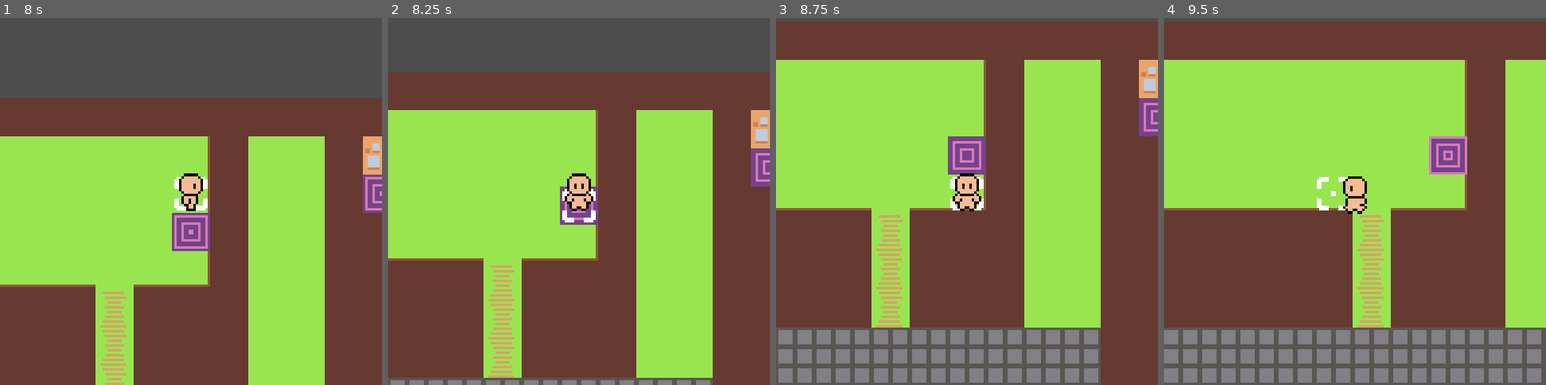
Above: before the commit, frames 1-4 (left to right).
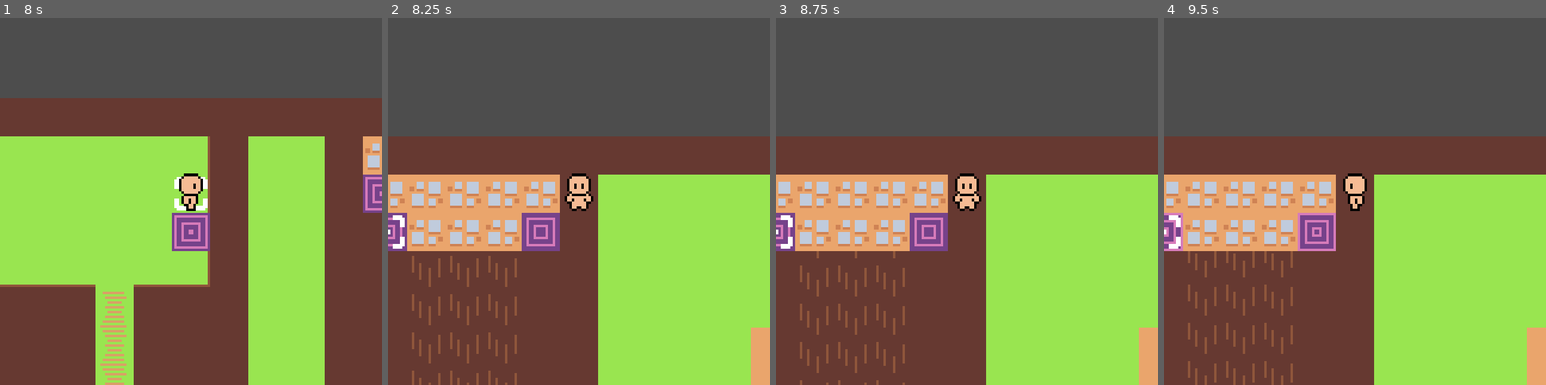
Above: after the commit, the same moments.

Repository: nealberones/TileBasedMovement
Game: Godot game, scene res://main.tscn
The game is run twice, just before and just after one commit, with the same random seed, the same clock (stepped at 60 frames per second) and the same inputs.
Inputs:
- Up to frame 1 (8 s): tap Enter at 0.5, 2, 3.5 s; hold Up (ui_up) 0.53-2.03 s; tap Space at 1.25, 2.75 s; hold Left (ui_left) 2.03-3.53 s; hold Down (ui_down) 3.53-4.28 s; hold Right (ui_right) 4.28-5.03 s; hold Up (ui_up) 5.03-5.78 s; hold Right (ui_right) from 5.78 s (still down)
- Up to frame 2 (8.25 s): tap Space at 8 s; release Right (ui_right) at 8.03 s; hold Down (ui_down) from 8.03 s (still down)
- Up to frame 3 (8.75 s): keep holding Down (ui_down)
- Up to frame 4 (9.5 s): release Down (ui_down) at 8.78 s; hold Left (ui_left) from 8.78 s (still down)

Frame 1 is identical in both runs. In frame 2, 58% of the frame differs, in the area x 0-100%, y 14-100%; in frame 3, 77%; in frame 4, 80%, in the area x 0-100%, y 0-100%.
Error before the commit: Cannot call method 'get_custom_data' on a null value. (res://player.gd:107)

Commit message:
created teleporter feature

Diff:
--- a/main.tscn
+++ b/main.tscn
@@ -104,6 +104,7 @@
 4:3/0 = 0
 5:3/0 = 0
 6:3/0 = 0
+6:3/0/custom_data_0 = true
 7:3/0 = 0
 8:3/0 = 0
 9:3/0 = 0
@@ -222,6 +223,89 @@
 atlas = ExtResource("2_q6u2d")
 region = Rect2(0, 80, 16, 16)
 
+[sub_resource type="Animation" id="Animation_q2c6o"]
+length = 0.001
+tracks/0/type = "value"
+tracks/0/imported = false
+tracks/0/enabled = true
+tracks/0/path = NodePath("Sprite2D:frame")
+tracks/0/interp = 1
+tracks/0/loop_wrap = true
+tracks/0/keys = {
+"times": PackedFloat32Array(0),
+"transitions": PackedFloat32Array(1),
+"update": 1,
+"values": [0]
+}
+
+[sub_resource type="Animation" id="Animation_dvd12"]
+resource_name = "idle_down"
+length = 0.8
+loop_mode = 1
+tracks/0/type = "value"
+tracks/0/imported = false
+tracks/0/enabled = true
+tracks/0/path = NodePath("Sprite2D:frame")
+tracks/0/interp = 1
+tracks/0/loop_wrap = true
+tracks/0/keys = {
+"times": PackedFloat32Array(0),
+"transitions": PackedFloat32Array(1),
+"update": 1,
+"values": [0]
+}
+
+[sub_resource type="Animation" id="Animation_2f7n1"]
+resource_name = "idle_left"
+length = 0.8
+loop_mode = 1
+tracks/0/type = "value"
+tracks/0/imported = false
+tracks/0/enabled = true
+tracks/0/path = NodePath("Sprite2D:frame")
+tracks/0/interp = 1
+tracks/0/loop_wrap = true
+tracks/0/keys = {
+"times": PackedFloat32Array(0),
+"transitions": PackedFloat32Array(1),
+"update": 1,
+"values": [12]
+}
+
+[sub_resource type="Animation" id="Animation_bov8l"]
+resource_name = "idle_right"
+length = 0.8
+loop_mode = 1
+tracks/0/type = "value"
+tracks/0/imported = false
+tracks/0/enabled = true
+tracks/0/path = NodePath("Sprite2D:frame")
+tracks/0/interp = 1
+tracks/0/loop_wrap = true
+tracks/0/keys = {
+"times": PackedFloat32Array(0),
+"transitions": PackedFloat32Array(1),
+"update": 1,
+"values": [8]
+}
+
+[sub_resource type="Animation" id="Animation_yx7wc"]
+resource_name = "idle_up"
+length = 0.8
+loop_mode = 1
+tracks/0/type = "value"
+tracks/0/imported = false
+tracks/0/enabled = true
+tracks/0/path = NodePath("Sprite2D:frame")
+tracks/0/interp = 1
+tracks/0/loop_wrap = true
+tracks/0/keys = {
+"times": PackedFloat32Array(0),
+"transitions": PackedFloat32Array(1),
+"update": 1,
+"values": [4]
+}
+
 [sub_resource type="Animation" id="Animation_dbyvh"]
 resource_name = "walk_down"
 length = 0.8
@@ -239,19 +323,38 @@
 "values": [0, 1, 2, 3]
 }
 
-[sub_resource type="Animation" id="Animation_q2c6o"]
-length = 0.001
-tracks/0/type = "value"
-tracks/0/imported = false
-tracks/0/enabled = true
-tracks/0/path = NodePath("Sprite2D:frame")
-tracks/0/interp = 1
-tracks/0/loop_wrap = true
-tracks/0/keys = {
-"times": PackedFloat32Array(0),
-"transitions": PackedFloat32Array(1),
-"update": 1,
-"values": [0]
+[sub_resource type="Animation" id="Animation_4eybh"]
+resource_name = "walk_left"
+length = 0.8
+loop_mode = 1
+tracks/0/type = "value"
+tracks/0/imported = false
+tracks/0/enabled = true
+tracks/0/path = NodePath("Sprite2D:frame")
+tracks/0/interp = 1
+tracks/0/loop_wrap = true
+tracks/0/keys = {
+"times": PackedFloat32Array(0, 0.2, 0.4, 0.6),
+"transitions": PackedFloat32Array(1, 1, 1, 1),
+"update": 1,
+"values": [12, 13, 14, 15]
+}
+
+[sub_resource type="Animation" id="Animation_ix1qd"]
+resource_name = "walk_right"
+length = 0.8
+loop_mode = 1
+tracks/0/type = "value"
+tracks/0/imported = false
+tracks/0/enabled = true
+tracks/0/path = NodePath("Sprite2D:frame")
+tracks/0/interp = 1
+tracks/0/loop_wrap = true
+tracks/0/keys = {
+"times": PackedFloat32Array(0, 0.2, 0.4, 0.6),
+"transitions": PackedFloat32Array(1, 1, 1, 1),
+"update": 1,
+"values": [8, 9, 10, 11]
 }
 
 [sub_resource type="Animation" id="Animation_6i7io"]
@@ -269,108 +372,6 @@
 "transitions": PackedFloat32Array(1, 1, 1, 1),
 "update": 1,
 "values": [4, 5, 6, 7]
-}
-
-[sub_resource type="Animation" id="Animation_ix1qd"]
-resource_name = "walk_right"
-length = 0.8
-loop_mode = 1
-tracks/0/type = "value"
-tracks/0/imported = false
-tracks/0/enabled = true
-tracks/0/path = NodePath("Sprite2D:frame")
-tracks/0/interp = 1
-tracks/0/loop_wrap = true
-tracks/0/keys = {
-"times": PackedFloat32Array(0, 0.2, 0.4, 0.6),
-"transitions": PackedFloat32Array(1, 1, 1, 1),
-"update": 1,
-"values": [8, 9, 10, 11]
-}
-
-[sub_resource type="Animation" id="Animation_4eybh"]
-resource_name = "walk_left"
-length = 0.8
-loop_mode = 1
-tracks/0/type = "value"
-tracks/0/imported = false
-tracks/0/enabled = true
-tracks/0/path = NodePath("Sprite2D:frame")
-tracks/0/interp = 1
-tracks/0/loop_wrap = true
-tracks/0/keys = {
-"times": PackedFloat32Array(0, 0.2, 0.4, 0.6),
-"transitions": PackedFloat32Array(1, 1, 1, 1),
-"update": 1,
-"values": [12, 13, 14, 15]
-}
-
-[sub_resource type="Animation" id="Animation_2f7n1"]
-resource_name = "idle_left"
-length = 0.8
-loop_mode = 1
-tracks/0/type = "value"
-tracks/0/imported = false
-tracks/0/enabled = true
-tracks/0/path = NodePath("Sprite2D:frame")
-tracks/0/interp = 1
-tracks/0/loop_wrap = true
-tracks/0/keys = {
-"times": PackedFloat32Array(0),
-"transitions": PackedFloat32Array(1),
-"update": 1,
-"values": [12]
-}
-
-[sub_resource type="Animation" id="Animation_dvd12"]
-resource_name = "idle_down"
-length = 0.8
-loop_mode = 1
-tracks/0/type = "value"
-tracks/0/imported = false
-tracks/0/enabled = true
-tracks/0/path = NodePath("Sprite2D:frame")
-tracks/0/interp = 1
-tracks/0/loop_wrap = true
-tracks/0/keys = {
-"times": PackedFloat32Array(0),
-"transitions": PackedFloat32Array(1),
-"update": 1,
-"values": [0]
-}
-
-[sub_resource type="Animation" id="Animation_yx7wc"]
-resource_name = "idle_up"
-length = 0.8
-loop_mode = 1
-tracks/0/type = "value"
-tracks/0/imported = false
-tracks/0/enabled = true
-tracks/0/path = NodePath("Sprite2D:frame")
-tracks/0/interp = 1
-tracks/0/loop_wrap = true
-tracks/0/keys = {
-"times": PackedFloat32Array(0),
-"transitions": PackedFloat32Array(1),
-"update": 1,
-"values": [4]
-}
-
-[sub_resource type="Animation" id="Animation_bov8l"]
-resource_name = "idle_right"
-length = 0.8
-loop_mode = 1
-tracks/0/type = "value"
-tracks/0/imported = false
-tracks/0/enabled = true
-tracks/0/path = NodePath("Sprite2D:frame")
-tracks/0/interp = 1
-tracks/0/loop_wrap = true
-tracks/0/keys = {
-"times": PackedFloat32Array(0),
-"transitions": PackedFloat32Array(1),
-"update": 1,
-"values": [8]
 }
 
 [sub_resource type="AnimationLibrary" id="AnimationLibrary_q4ofs"]
--- a/player.gd
+++ b/player.gd
@@ -8,7 +8,6 @@
 
 const tile_size = 16  # Adjust this based on your tile size
 var current_tile = Vector2(1, 1)
-
 var is_moving = false
 
 func _physics_process(delta):
@@ -71,7 +70,7 @@
 
 	if tile_data.get_custom_data('Teleporter') == true:
 			#teleport to random tile or other teleporter (Make sure to 'paint' custom data value on tileset)
-		teleport()
+		teleport(target_tile)
 	if tile_data.get_custom_data('Force') == true:
 			#forced movement tile
 		var force_direction: Vector2 = tile_data.get_custom_data('ForcDirection')
@@ -94,26 +93,51 @@
 	# Update the sprite position
 	sprite_2d.global_position = tile_map.map_to_local(current_tile)
 
-func teleport():
-	# Find all teleporter tiles in the map
+func teleport(target_tile):
+	#Find all teleporter tiles in the map
+	is_moving = not is_moving
 	var teleporter_tiles: Array = []
+	teleporter_tiles.append(Vector2i(10, 3))
+	teleporter_tiles.append(Vector2i(15, 2))
+	teleporter_tiles.append(Vector2i(19, 2))
+	teleporter_tiles.append(Vector2i(31, 11))
+
+	for i in range (teleporter_tiles.size()):
+		prints(teleporter_tiles[i])
+
+	if(target_tile == teleporter_tiles[0]):
+		sprite_2d.global_position = tile_map.map_to_local(teleporter_tiles[1])
+		current_tile = teleporter_tiles[1]
+		prints("landed on teleporter 1")
+	elif(target_tile == teleporter_tiles[1]):
+		sprite_2d.global_position = tile_map.map_to_local(teleporter_tiles[0])
+		current_tile = teleporter_tiles[0]
+	elif(target_tile == teleporter_tiles[2]):
+		sprite_2d.global_position = tile_map.map_to_local(teleporter_tiles[3])
+		current_tile = teleporter_tiles[3]
+	elif(target_tile == teleporter_tiles[3]):
+		sprite_2d.global_position = tile_map.map_to_local(teleporter_tiles[2])
+		current_tile = teleporter_tiles[2]
+
+	global_position=sprite_2d.global_position
+
 
 	# Iterate through all tiles to find those with the 'Teleporter' custom value
-	for x in range(tile_map.get_used_rect().size.x):
-		for y in range(tile_map.get_used_rect().size.y):
-			var tile_pos = Vector2i(x, y)
-			var tile_data_tp: TileData = tile_map.get_cell_tile_data(0,tile_pos)
-
-			if tile_data_tp.get_custom_data('Teleporter') == true:
-				teleporter_tiles.append(tile_pos)
-
-	if teleporter_tiles.size() > 0:
-		# Pick a random teleporter tile
-		var random_index: int = randi() % teleporter_tiles.size()
-		var random_teleporter: Vector2i = teleporter_tiles[random_index]
-
-		# Set the player's position to the teleporter tile
-		global_position = tile_map.map_to_local(random_teleporter)
-
-		# Update the current tile
-		current_tile = random_teleporter
+#	for x in range(tile_map.get_used_rect().size.x):
+#		for y in range(tile_map.get_used_rect().size.y):
+#			var tile_pos = Vector2i(x, y)
+#			var tile_data_tp: TileData = tile_map.get_cell_tile_data(0,tile_pos)
+#
+#			if tile_data_tp.get_custom_data('Teleporter') == true:
+#				teleporter_tiles.append(tile_pos)
+#
+#	if teleporter_tiles.size() > 0:
+#		# Pick a random teleporter tile
+#		var random_index: int = randi() % teleporter_tiles.size()
+#		var random_teleporter: Vector2i = teleporter_tiles[random_index]
+#
+#		# Set the player's position to the teleporter tile
+#		global_position = tile_map.map_to_local(random_teleporter)
+#
+#		# Update the current tile
+#		current_tile = random_teleporter
Not shown: 1 places in main.tscn that only renumber resources
